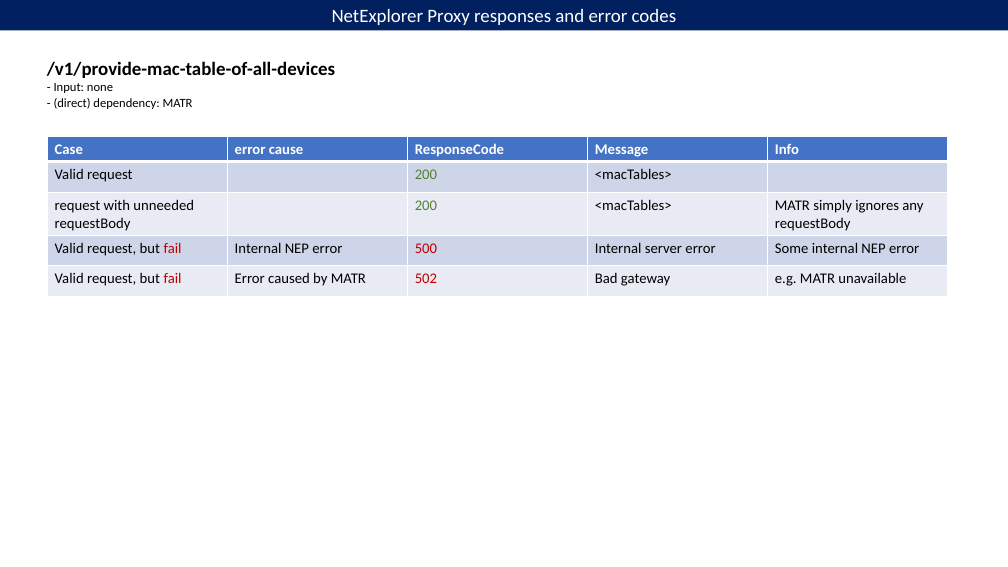
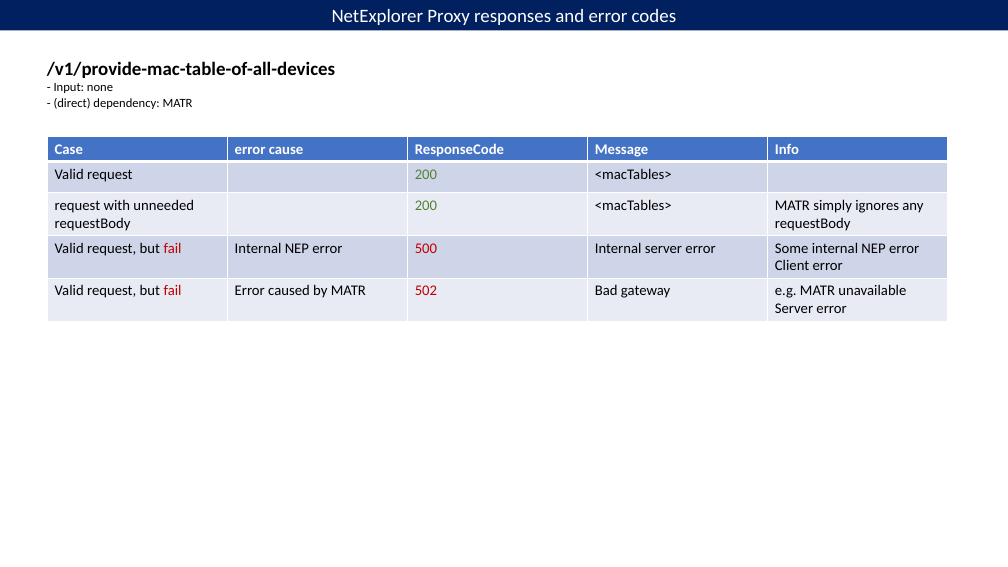
Before and after one commit to openBackhaul/NetExplorerProxy, a slide deck: slide 2 of spec/additionalDescription/sources/NEP ErrorCodes.pptx. Drawn at 1008x567 pixels with LibreOffice and Linux fonts; fonts in the diff are those of the drawing. Boxes give left, top, right and bottom in pixels: in the first picture for what was removed or moved away, otherwise in the second. Text is boxed around its words. In the diff, an @@ line names an element or a change of style, - is before the commit and + after.

```diff
--- a/spec/additionalDescription/sources/NEP ErrorCodes.pptx
+++ b/spec/additionalDescription/sources/NEP ErrorCodes.pptx
@@ table at bbox=[47, 137, 947, 321] @@
-row 4, column 5: Some internal NEP error
+row 4, column 5: Some internal NEP error / Client error
-row 5, column 5: e.g. MATR unavailable
+row 5, column 5: e.g. MATR unavailable / Server error
```
Also in this commit, not shown: 4 other slides changed, 3 other files.
